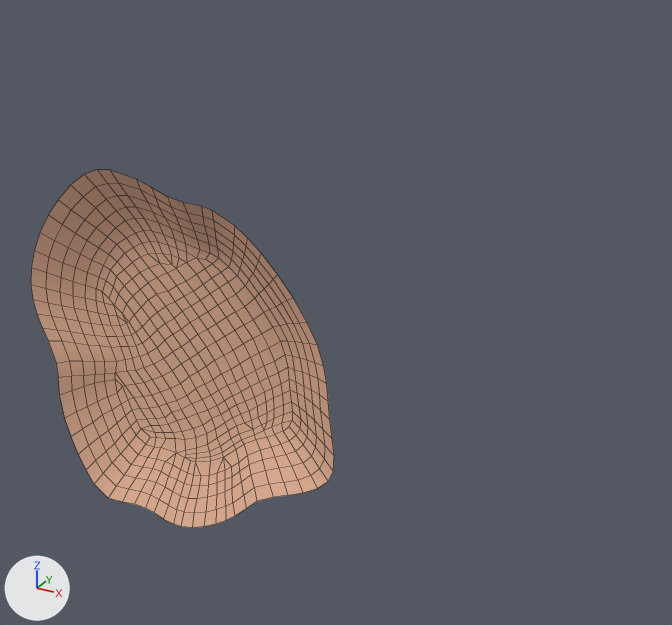
Two versions of the FBX model Assets/FBX-Exports/Island-Low001.fbx, one commit apart.
Camera for both pictures: a camera (50 mm lens) standing at (20.9, -65.9, 84.3) and looking at (-18.0, 4.8, 49.0). The axes (+X, +Y, +Z) are drawn at lower left. The lights are the same throughout. Mesh edges are drawn as thin lines. Where no turn or scale is listed for an object, it has been applied to the vertices.

The scene before the commit, as lines of its bpy script (objects in view):
```python
me_mesh = bpy.data.meshes.new('Mesh')
me_mesh.from_pydata(...)  # 626 vertices, 601 faces; spans x -52.8..-15.5, y 0.0..4.0, z 21.6..61.0
me_mesh.materials.append(mat_material__26)  # beige #e7b599
ob_island_low001 = bpy.data.objects.new('Island-Low001', me_mesh)
ob_island_low001.location = (0.0, 0.0, 0.0)
```
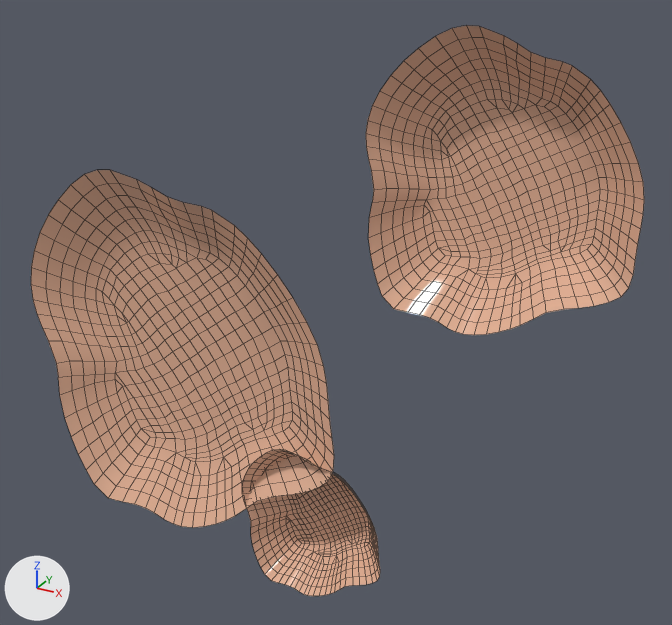
Boxes [x1, y1, x2, y2] around the edits, measured in the pictures (672 x 625 px):
'Island-Low001', reshaped (102% wider, 59% taller): before [31, 170, 334, 528]; after [31, 26, 644, 596]
part 1 of me_mesh, added (beige): after [366, 26, 644, 335]
part 2 of me_mesh, added (beige): after [242, 449, 380, 596]

Diff of the bpy script that builds the scene:
```diff
--- a/Assets/FBX-Exports/Island-Low001.fbx.py
+++ b/Assets/FBX-Exports/Island-Low001.fbx.py
@@ me_mesh @@
 me_mesh.from_pydata(...)  # 626 vertices, 601 faces; spans x -52.8..-15.5, y 0.0..4.0, z 21.6..61.0
 # used by ob_island_low001; location = (0.0, 0.0, 0.0)
+# me_mesh part 1: the loose piece of 626 vertices spanning x -52.8..-15.5, y 0.0..4.0, z 21.6..61.0 is copied, and the copy is multiplied about its middle by the matrix ((0.607, 0.0, 0.077), (0.0, 1.0, 0.0), (-0.077, 0.0, 0.607)), then moved by (32.6, 0.0, 22.6); it spans x -12.6..9.5, y 0.0..4.0, z 52.0..76.3
+# me_mesh part 2: the loose piece of 626 vertices spanning x -52.8..-15.5, y 0.0..4.0, z 21.6..61.0 is copied, and the copy is scaled about its middle by (0.428, 1, 0.428), then moved by (15.8, 0.0, -14.2); it spans x -26.4..-10.4, y 0.0..4.0, z 18.7..35.6
 me_mesh.materials.append(mat_material__26)
```
